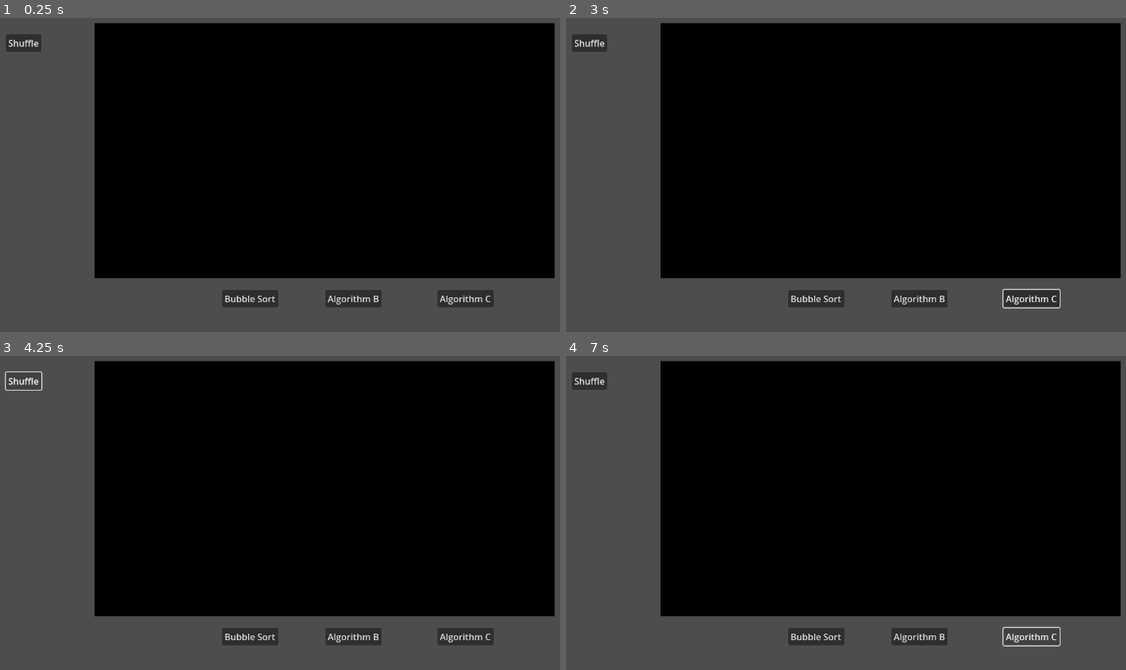
Above: before the commit, frames 1-4 (two rows, left to right).
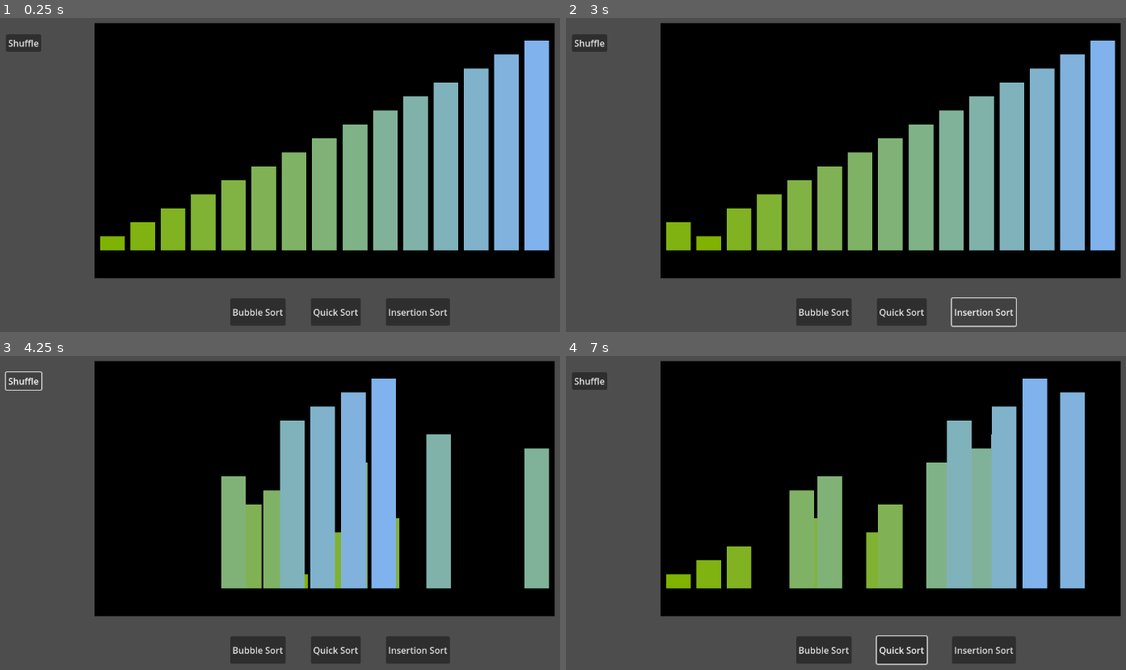
Above: after the commit, the same moments.

Repository: jematson/CS471ChappellChase
Game: Godot game, scene res://scenes/level.tscn
The game is run twice, just before and just after one commit, with the same random seed, the same clock (stepped at 60 frames per second) and the same inputs.
Inputs (mouse positions are in pixels of both pictures, inside the frame that each line leads up to):
- Up to frame 1 (0.25 s): no input
- Up to frame 2 (3 s): click "Bubble Sort" at 0.5 s; click "Algorithm B" (after the commit: "Quick Sort") at 1.25 s; click (1030, 297) at 2 s, where only the run before the commit has a clickable "Algorithm C"; click (986, 313) at 2.75 s, where only the run after the commit has a clickable "Insertion Sort"
- Up to frame 3 (4.25 s): click "Shuffle" at 3.5 s
- Up to frame 4 (7 s): click "Bubble Sort" at 4.25 s; click "Shuffle" at 5 s; click "Algorithm B" (after the commit: "Quick Sort") at 5.75 s; click (1030, 635) at 6.5 s, where only the run before the commit has a clickable "Algorithm C"

The runs differ from the first frame. In frame 1, 27% of the frame differs, in the area x 17-99%, y 7-98%; in frame 2, 27%; in frame 3, 22%; in frame 4, 23%.

Commit message:
Updated gui elements

Diff:
--- a/scenes/algorithm_menu.tscn
+++ b/scenes/algorithm_menu.tscn
@@ -4,29 +4,6 @@
 
 [node name="AlgorithmMenu" type="Node2D"]
 script = ExtResource("1_hi5xi")
-
-[node name="Button1" type="Button" parent="."]
-offset_left = 512.0
-offset_top = 544.0
-offset_right = 612.0
-offset_bottom = 575.0
-text = "Bubble Sort"
-
-[node name="Button2" type="Button" parent="."]
-offset_left = 696.0
-offset_top = 544.0
-offset_right = 796.0
-offset_bottom = 575.0
-text = "Algorithm B
-"
-
-[node name="Button3" type="Button" parent="."]
-offset_left = 896.0
-offset_top = 544.0
-offset_right = 996.0
-offset_bottom = 575.0
-text = "Algorithm C
-"
 
 [node name="ShuffleButton" type="Button" parent="."]
 offset_left = 126.0
@@ -36,7 +13,34 @@
 text = "Shuffle
 "
 
-[connection signal="pressed" from="Button1" to="." method="_on_button_1_pressed"]
-[connection signal="pressed" from="Button2" to="." method="_on_button_2_pressed"]
-[connection signal="pressed" from="Button3" to="." method="_on_button_3_pressed"]
+[node name="HBoxContainer" type="HBoxContainer" parent="."]
+offset_left = 526.0
+offset_top = 559.0
+offset_right = 929.0
+offset_bottom = 608.0
+theme_override_constants/separation = 45
+
+[node name="BubbleSortButton" type="Button" parent="HBoxContainer"]
+layout_mode = 2
+text = "Bubble Sort"
+
+[node name="QuickSortButton" type="Button" parent="HBoxContainer"]
+layout_mode = 2
+text = "Quick Sort
+"
+
+[node name="InsertionSortButton" type="Button" parent="HBoxContainer"]
+layout_mode = 2
+text = "Insertion Sort"
+
+[node name="Button3" type="Button" parent="HBoxContainer"]
+visible = false
+layout_mode = 2
+text = "Algorithm C
+"
+
 [connection signal="pressed" from="ShuffleButton" to="." method="_on_shuffle_button_pressed"]
+[connection signal="pressed" from="HBoxContainer/BubbleSortButton" to="." method="_on_button_1_pressed"]
+[connection signal="pressed" from="HBoxContainer/QuickSortButton" to="." method="_on_button_2_pressed"]
+[connection signal="pressed" from="HBoxContainer/InsertionSortButton" to="." method="_on_inssort_button_pressed"]
+[connection signal="pressed" from="HBoxContainer/Button3" to="." method="_on_button_3_pressed"]
--- a/scenes/level.tscn
+++ b/scenes/level.tscn
@@ -1,7 +1,7 @@
 [gd_scene load_steps=4 format=3 uid="uid://exm1vyysobw5"]
 
 [ext_resource type="PackedScene" uid="uid://c84hilvcwcvgs" path="res://scenes/algorithm_menu.tscn" id="1_2q6dc"]
-[ext_resource type="Script" uid="uid://cgkdvcww5cr20" path="res://scenes/level.gd" id="1_w8frs"]
+[ext_resource type="Script" uid="uid://qrubdkt5g00h" path="res://source/level.gd" id="1_w8frs"]
 [ext_resource type="PackedScene" uid="uid://lwhpaer1wb21" path="res://scenes/stair_display.tscn" id="2_w7c3h"]
 
 [node name="Level" type="Node2D"]
--- a/scenes/stair_display.tscn
+++ b/scenes/stair_display.tscn
@@ -1,6 +1,6 @@
 [gd_scene load_steps=2 format=3 uid="uid://lwhpaer1wb21"]
 
-[ext_resource type="Script" uid="uid://do1gssy7lou21" path="res://scenes/stair_display.gd" id="1_36r20"]
+[ext_resource type="Script" uid="uid://c7b3rgwc58sid" path="res://source/stair_display.gd" id="1_36r20"]
 
 [node name="StairDisplay" type="Node2D"]
 script = ExtResource("1_36r20")
